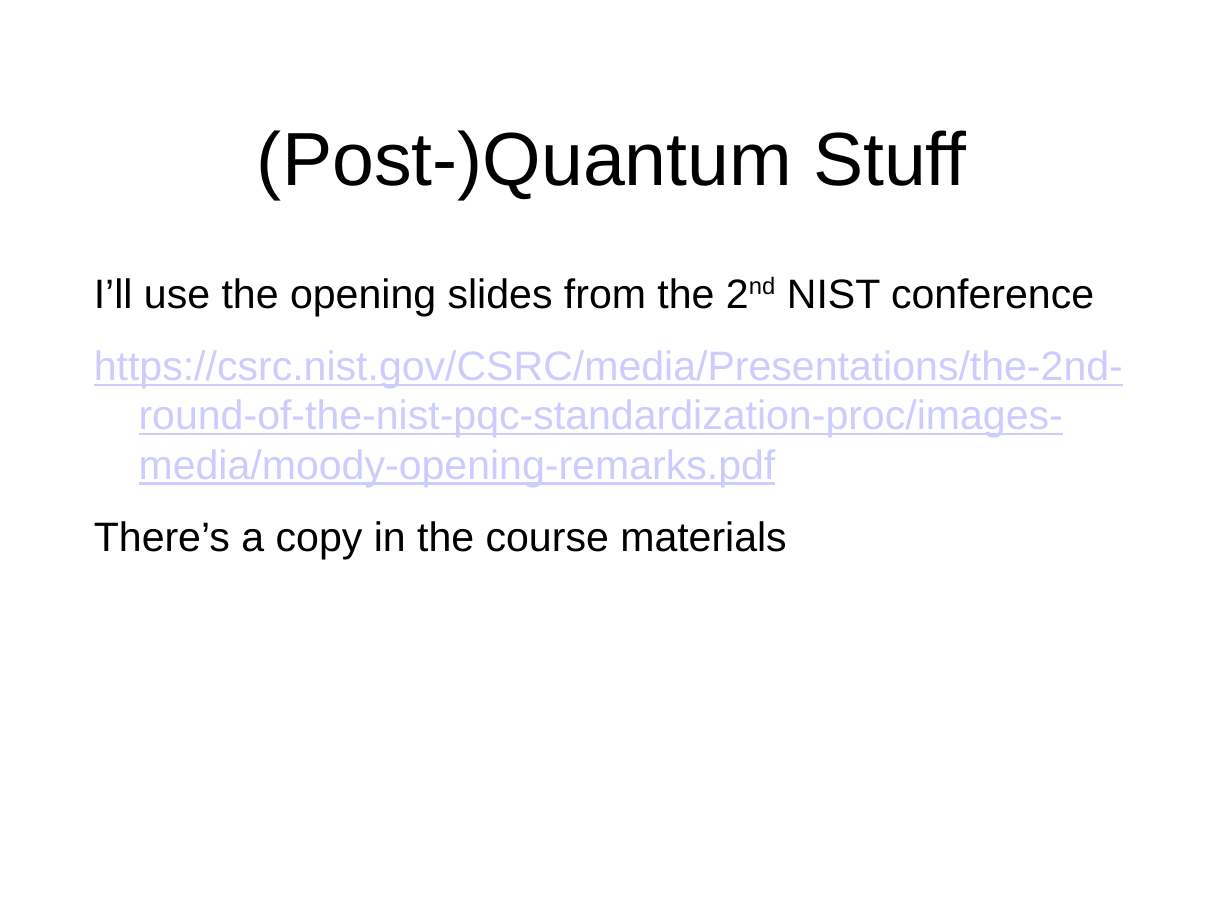
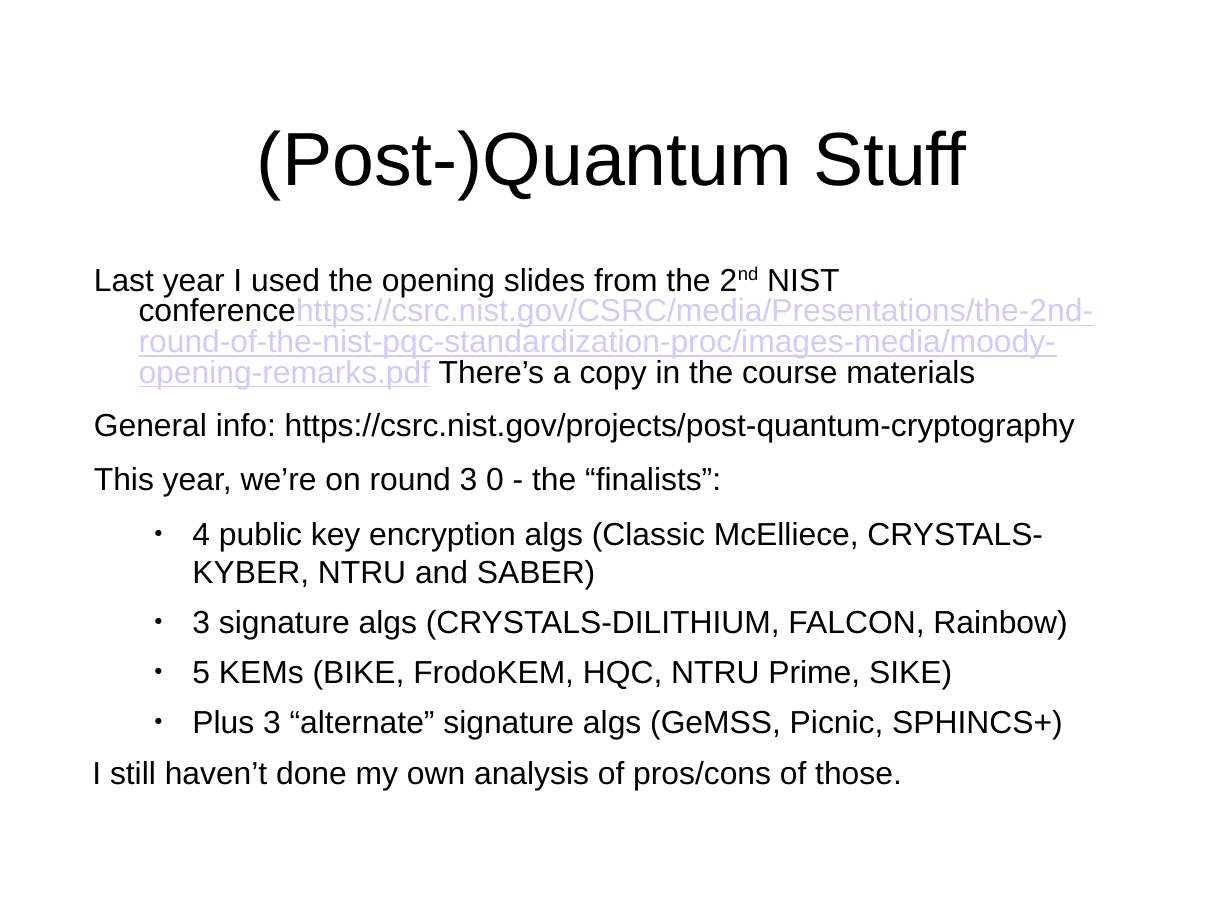
Before and after one commit to sftcd/cs7053, a slide deck: slide 159 of 2021lectures/04-crypto.odp. Drawn at 1232x924 pixels with LibreOffice and Linux fonts; fonts in the diff are those of the drawing. Boxes give left, top, right and bottom in pixels: in the first picture for what was removed or moved away, otherwise in the second. Text is boxed around its words. In the diff, an @@ line names an element or a change of style, - is before the commit and + after.

```diff
--- a/2021lectures/04-crypto.odp
+++ b/2021lectures/04-crypto.odp
@@ text at <box>92,268,1094,791</box>: text changed; size 24 to 18.6 pt; text colour #CCCCFF to #000000 @@
-I’ll use the opening slides from the 2nd NIST conference
-https://csrc.nist.gov/CSRC/media/Presentations/the-2nd-round-of-the-nist-pqc-standardization-proc/images-media/moody-opening-remarks.pdf
-There’s a copy in the course materials
+Last year I used the opening slides from the 2nd NIST conferencehttps://csrc.nist.gov/CSRC/media/Presentations/the-2nd-round-of-the-nist-pqc-standardization-proc/images-media/moody-opening-remarks.pdf There’s a copy in the course materials
+General info: https://csrc.nist.gov/projects/post-quantum-cryptography
+This year, we’re on round 3 0 - the “finalists”:
+  ● 4 public key encryption algs (Classic McElliece, CRYSTALS-KYBER, NTRU and SABER)
+  ● 3 signature algs (CRYSTALS-DILITHIUM, FALCON, Rainbow)
+  ● 5 KEMs (BIKE, FrodoKEM, HQC, NTRU Prime, SIKE)
+  ● Plus 3 “alternate” signature algs (GeMSS, Picnic, SPHINCS+)
+I still haven’t done my own analysis of pros/cons of those.
```
Also in this commit, not shown: 1 other file.
